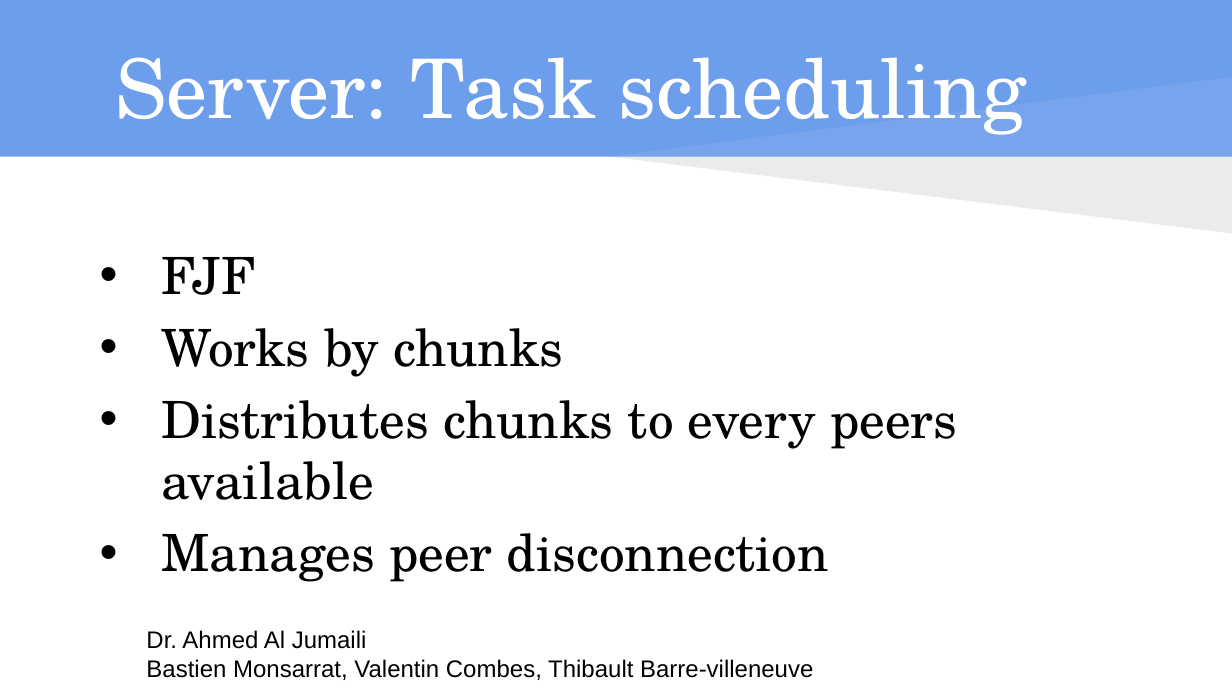
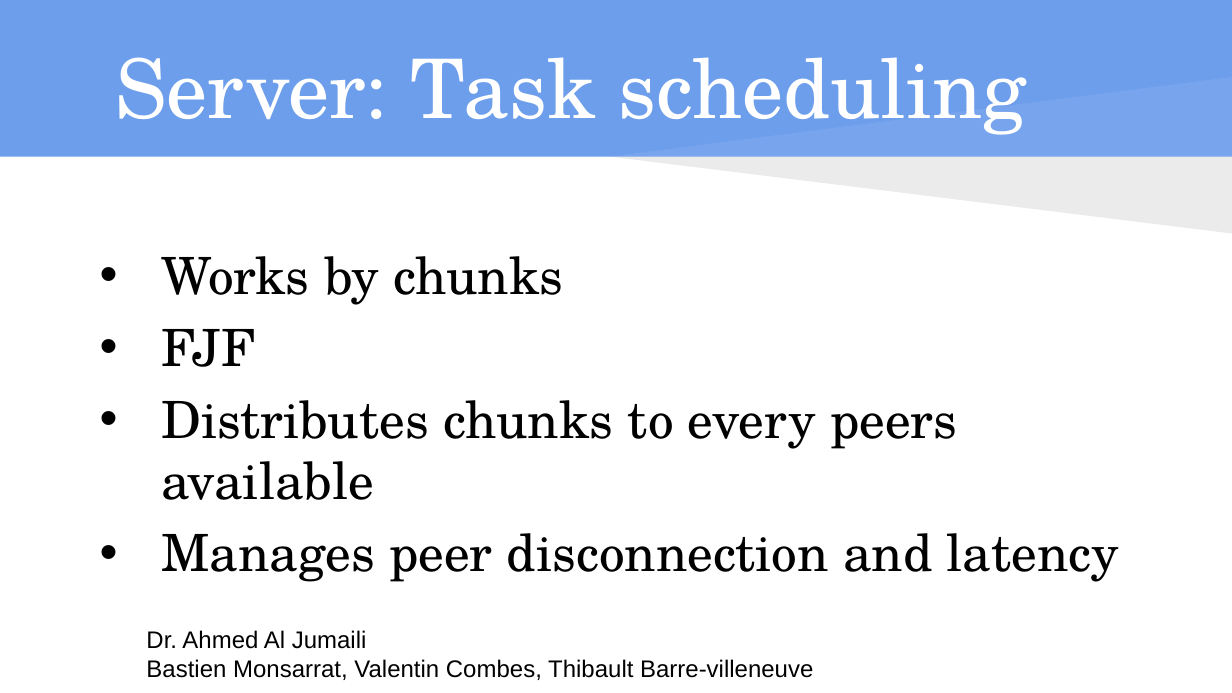
Before and after one commit to isundil/drt, a slide deck: slide 21 of Presentation DS - drt.pptx (slide 6 before the commit). Drawn at 1232x693 pixels with LibreOffice and Linux fonts; fonts in the diff are those of the drawing. Boxes give left, top, right and bottom in pixels: in the first picture for what was removed or moved away, otherwise in the second. Text is boxed around its words. In the diff, an @@ line names an element or a change of style, - is before the commit and + after.

```diff
--- a/Presentation DS - drt.pptx
+++ b/Presentation DS - drt.pptx
@@ text at [161, 256, 563, 305]: paragraph added @@
+• Works by chunks
@@ text at [161, 328, 563, 377]: paragraph removed @@
-• Works by chunks
@@ text at [161, 533, 1119, 582]: text changed @@
-• Manages peer disconnection
+• Manages peer disconnection and latency
```
Also in this commit, not shown: 7 other slides changed, 9 slides added, 4 slides removed.
